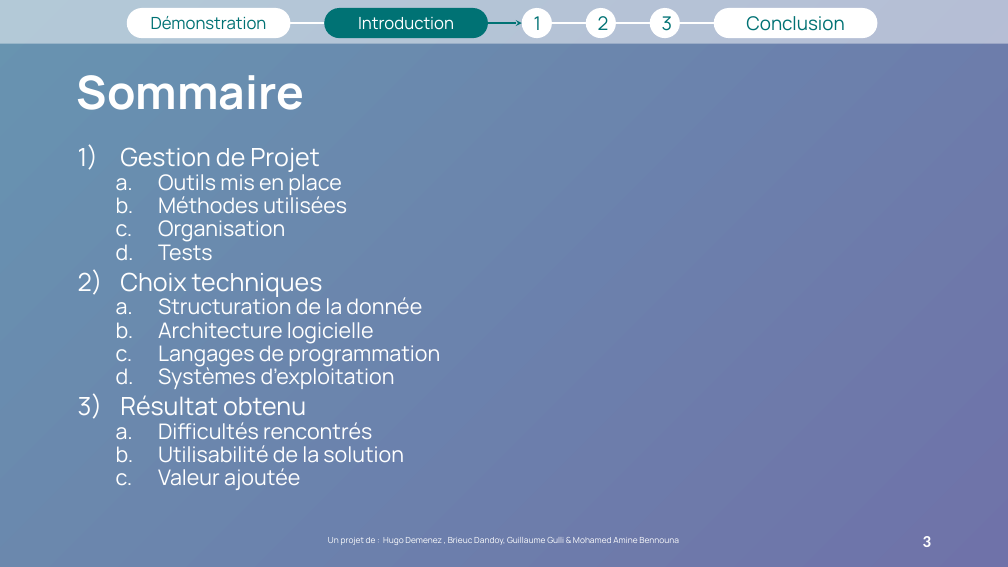
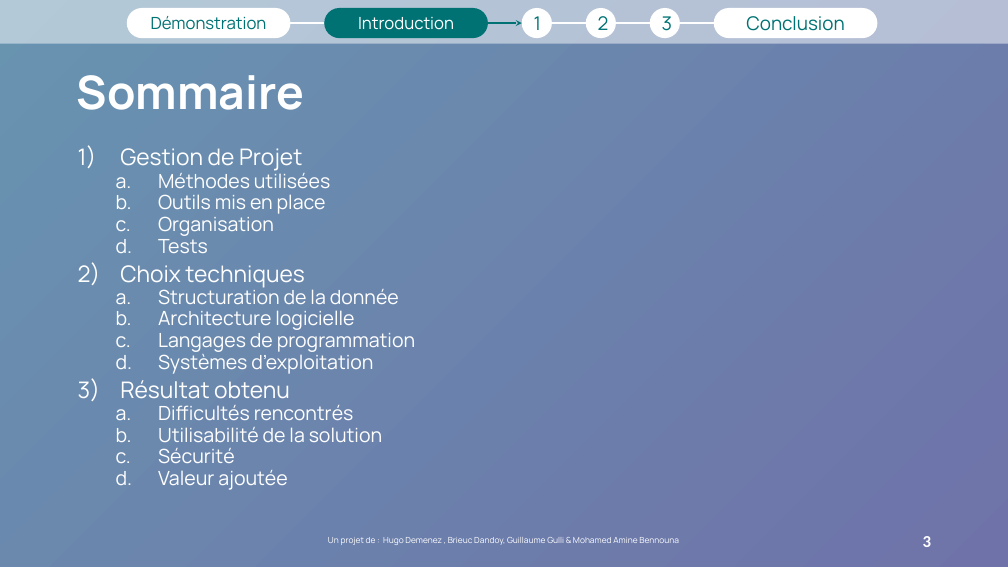
Before and after one commit to hugodemenez/isen-student-portal, a slide deck: slide 3 of presentation/Présentation1.pptx. Drawn at 1008x567 pixels with LibreOffice and Linux fonts; fonts in the diff are those of the drawing; background and template pictures are left out. Boxes give left, top, right and bottom in pixels: in the first picture for what was removed or moved away, otherwise in the second. Text is boxed around its words. In the diff, an @@ line names an element or a change of style, - is before the commit and + after.

```diff
--- a/presentation/Présentation1.pptx
+++ b/presentation/Présentation1.pptx
@@ text at bbox=[120, 148, 415, 490]: size 23.8 to 21.7 pt in "Gestion de Projet", "Choix techniques", "Résultat obtenu"; size 20.4 to 18.6 pt in "Outils mis en place", "Organisation", "Tests", "Structuration de la donnée" and 6 more places @@
@@ text at bbox=[158, 169, 330, 188]: paragraph added @@
+  a. Méthodes utilisées
@@ text at bbox=[158, 193, 347, 214]: paragraph removed @@
-  b. Méthodes utilisées
@@ text at bbox=[158, 448, 235, 463]: paragraph added @@
+  c. Sécurité
```
Also in this commit, not shown: 11 other slides changed, 1 slide added, 10 other files.
